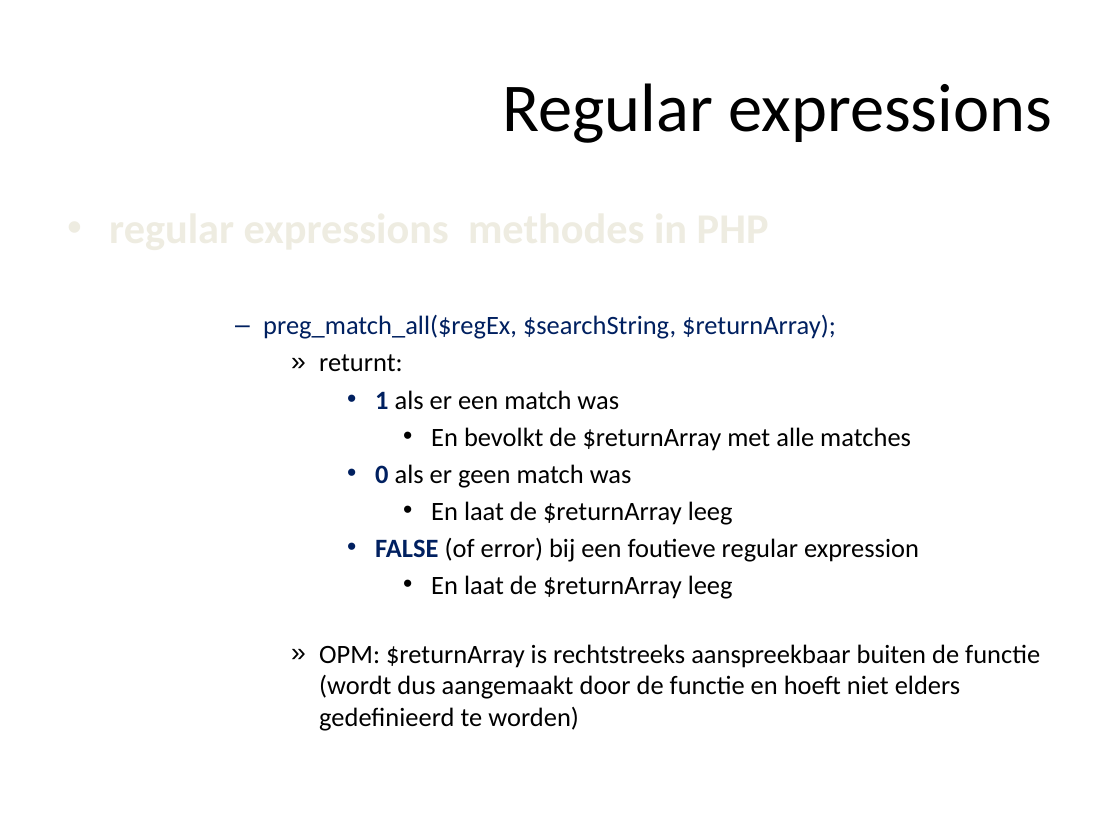
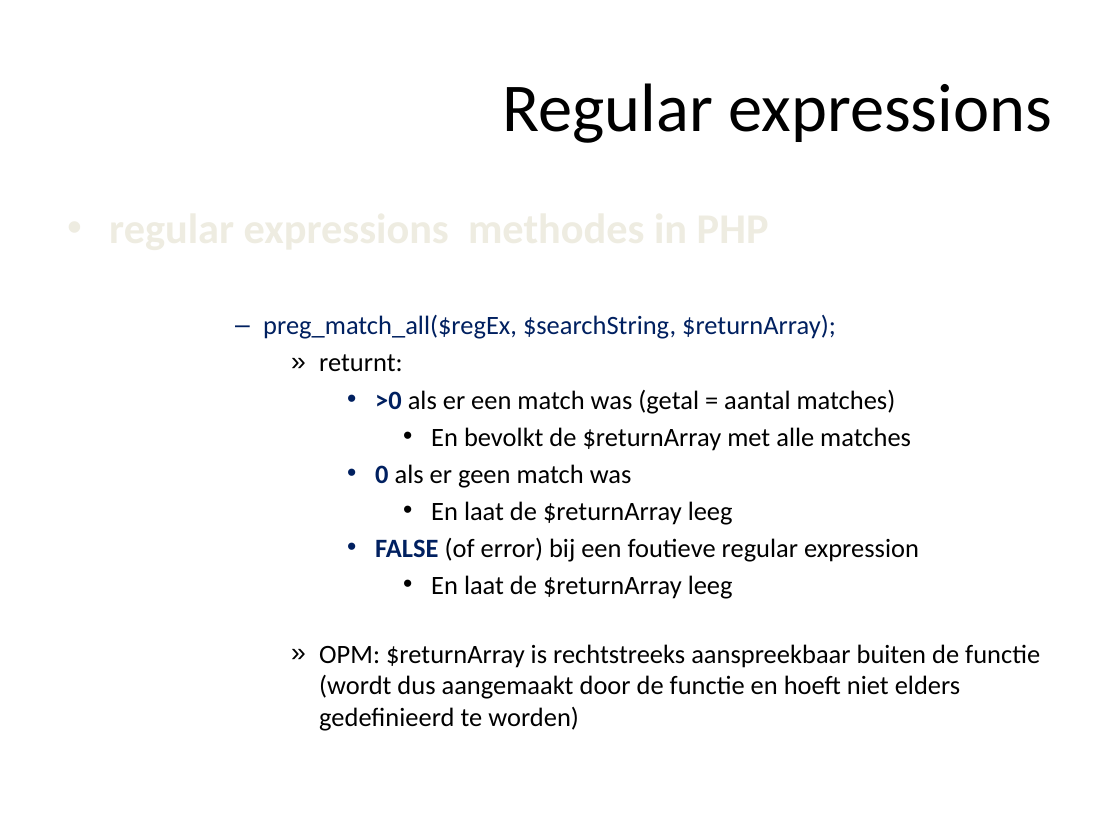
Before and after one commit to ajkea/web-backend-1, a slide deck: slide 203 of public/cursus/web-backend-cursus.pptx. Drawn at 1120x840 pixels with LibreOffice and Linux fonts; fonts in the diff are those of the drawing. Boxes give left, top, right and bottom in pixels: in the first picture for what was removed or moved away, otherwise in the second. Text is boxed around its words. In the diff, an @@ line names an element or a change of style, - is before the commit and + after.

```diff
--- a/public/cursus/web-backend-cursus.pptx
+++ b/public/cursus/web-backend-cursus.pptx
@@ text at (375,390,896,414): text changed @@
-          • 1 als er een match was
+          • >0 als er een match was (getal = aantal matches)
```
Also in this commit, not shown: 1 other slide changed, 2 other files.
